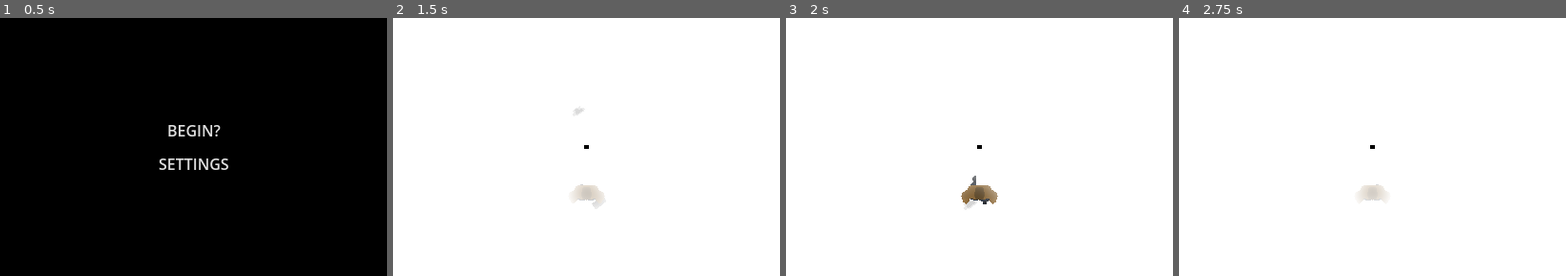
Above: before the commit, frames 1-4 (left to right).
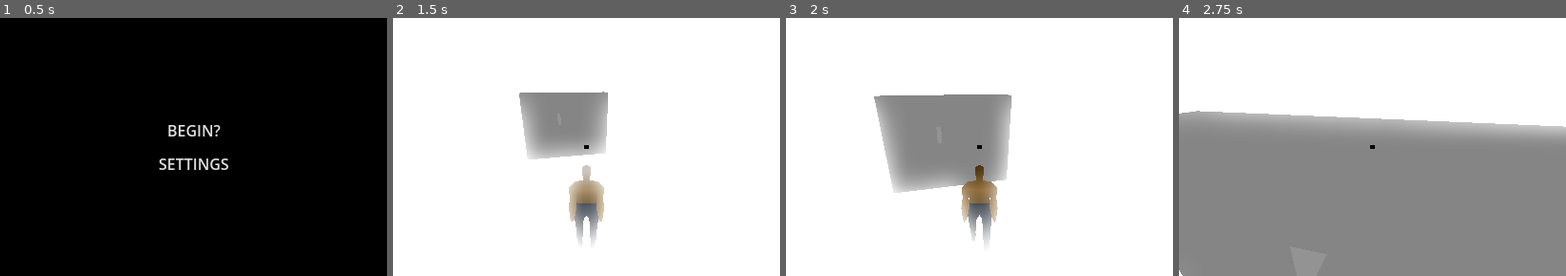
Above: after the commit, the same moments.

Repository: sanadjardaneh11-dotcom/TSR_game
Game: Godot game, scene res://Scenes/UI/Starting screen.tscn
The game is run twice, just before and just after one commit, with the same random seed, the same clock (stepped at 60 frames per second) and the same inputs.
Inputs (mouse positions are in pixels of both pictures, inside the frame that each line leads up to):
- Up to frame 1 (0.5 s): no input
- Up to frame 2 (1.5 s): click "BEGIN?" at 0.5 s; tap Enter (ui_accept) at 1.25, 1.35 s; move the mouse to (605, 147) at 1.27 s; hold Up (ui_up) from 1.28 s (still down)
- Up to frame 3 (2 s): keep holding Up (ui_up); tap Enter (ui_accept) at 1.52, 1.82 s
- Up to frame 4 (2.75 s): keep holding Up (ui_up); move the mouse to (1353, 147) at 2.02 s; tap Enter (ui_accept) at 2.1, 2.27, 2.57 s

Frame 1 is identical in both runs. In frame 2, 7.1% of the frame differs, in the area x 32-56%, y 28-88%; in frame 3, 13%; in frame 4, 61%, in the area x 0-100%, y 35-100%.

Commit message:
Fully funcitonal book reading system, with book mesh and book animation(sexy)

Diff:
--- a/Scenes/Characters/player/player_character.tscn
+++ b/Scenes/Characters/player/player_character.tscn
@@ -89,7 +89,7 @@
 shape = SubResource("CapsuleShape3D_lwtqh")
 
 [node name="SpringArm3D" type="SpringArm3D" parent="." index="3" unique_id=140305961]
-transform = Transform3D(1, 0, 0, 0, 0.90630776, 0.42261827, 0, -0.42261827, 0.90630776, 0, 4.0852785, 0)
+transform = Transform3D(1, 0, 0, 0, 0.9063077, 0.42261827, 0, -0.42261827, 0.9063077, 0, 4.0852785, 0)
 shape = SubResource("SphereShape3D_6gnr4")
 spring_length = 9.0
 
@@ -103,6 +103,9 @@
 collision_mask = 8
 collide_with_areas = true
 debug_shape_thickness = 5
+
+[node name="Marker3D" type="Marker3D" parent="SpringArm3D/Camera3D" index="1" unique_id=129703429]
+transform = Transform3D(1, 0, 0, 0, 0.9848074, -0.17364815, 0, 0.17364815, 0.9848074, 0, -0.05355692, -0.93721294)
 
 [node name="CanvasLayer" type="CanvasLayer" parent="." index="4" unique_id=1745525035]
 follow_viewport_enabled = true
--- a/Scenes/UI/book.tscn
+++ b/Scenes/UI/book.tscn
@@ -1,29 +1,36 @@
 [gd_scene format=3 uid="uid://dnhsgpnhqgy0n"]
 
-[ext_resource type="Script" uid="uid://m0031bspnpk4" path="res://Scenes/levels/book.gd" id="1_khdek"]
+[ext_resource type="PackedScene" uid="uid://bf1xg5gpx4jew" path="res://Assets/book.glb" id="1_hhvxv"]
 [ext_resource type="FontFile" uid="uid://ckpiul8lxwrs0" path="res://Assets/MathJax_Fraktur-Regular.otf" id="1_rhhov"]
+[ext_resource type="Script" uid="uid://m0031bspnpk4" path="res://Scripts/book.gd" id="2_g74n1"]
 
-[sub_resource type="PlaneMesh" id="PlaneMesh_khdek"]
+[sub_resource type="BoxShape3D" id="BoxShape3D_g74n1"]
+size = Vector3(1.9658508, 6.317627, 4.2265625)
 
-[sub_resource type="BoxShape3D" id="BoxShape3D_rhhov"]
-size = Vector3(2.4332275, 1, 2.3813477)
+[node name="book" unique_id=653125525 instance=ExtResource("1_hhvxv")]
+transform = Transform3D(0.3, 0, 0, 0, 0.3, 0, 0, 0, 0.3, 0, 0, 0)
+script = ExtResource("2_g74n1")
 
-[node name="book" type="Node3D" unique_id=1056298652]
-script = ExtResource("1_khdek")
+[node name="Skeleton3D" parent="Armature" parent_id_path=PackedInt32Array(1174760198) index="0" unique_id=264684464]
+bones/0/rotation = Quaternion(-0.70455575, 0.06000984, 0.06000967, 0.70455575)
+bones/1/rotation = Quaternion(-0.70455575, -0.06000984, -0.06000967, 0.70455575)
 
-[node name="MeshInstance3D" type="MeshInstance3D" parent="." unique_id=432528910]
-mesh = SubResource("PlaneMesh_khdek")
-
-[node name="Label3D" type="Label3D" parent="MeshInstance3D" unique_id=428116328]
-transform = Transform3D(1, 0, 0, 0, -4.371139e-08, 1, 0, -1, -4.371139e-08, 0, 0.01, 0)
+[node name="Label3D" type="Label3D" parent="Armature/Skeleton3D/pages" parent_id_path=PackedInt32Array(1400284611) index="0" unique_id=606124351]
+transform = Transform3D(-1, 0, -8.742278e-08, 0, 1, 0, 8.742278e-08, 0, -1, 0, 0.01, 0)
 text = "Null"
 font = ExtResource("1_rhhov")
 autowrap_mode = 2
 width = 450.0
 
-[node name="Area3D" type="Area3D" parent="." unique_id=1008030573]
+[node name="Area3D" type="Area3D" parent="." index="2" unique_id=1991050924]
 collision_layer = 8
 collision_mask = 0
 
-[node name="CollisionShape3D" type="CollisionShape3D" parent="Area3D" unique_id=1124045448]
-shape = SubResource("BoxShape3D_rhhov")
+[node name="CollisionShape3D" type="CollisionShape3D" parent="Area3D" index="0" unique_id=1924586440]
+transform = Transform3D(1, 0, 0, 0, 1, 0, 0, 0, 1, 0.041519165, -0.029418945, 0.052246094)
+shape = SubResource("BoxShape3D_g74n1")
+
+[node name="booktimer" type="Timer" parent="." index="3" unique_id=1324306878]
+one_shot = true
+
+[connection signal="timeout" from="booktimer" to="." method="_on_booktimer_timeout"]
--- a/Scenes/levels/Main.tscn
+++ b/Scenes/levels/Main.tscn
@@ -54,7 +54,7 @@
 shape = SubResource("ConcavePolygonShape3D_itpvm")
 
 [node name="book" parent="." unique_id=1056298652 instance=ExtResource("3_itpvm")]
-transform = Transform3D(1, 0, 0, 0, 1, 0, 0, 0, 1, 0, 5.2967744, -16.636503)
+transform = Transform3D(0.3, 0, 0, 0, 0.3, 0, 0, 0, 0.3, 0, 5.2967744, -16.636503)
 text = "Blarge spell"
 
 [node name="bookshelfbuilsder" parent="." unique_id=187108291 instance=ExtResource("4_htofc")]
--- a/Scenes/levels/book.gd
+++ /dev/null
@@ -1,7 +0,0 @@
-extends Node3D
-@export var text:String
-@onready var label: Label3D = $MeshInstance3D/Label3D
-
-# Called when the node enters the scene tree for the first time.
-func _ready() -> void:
-	label.text = text
--- /dev/null
+++ b/Scripts/book.gd
@@ -0,0 +1,39 @@
+extends Node3D
+@export var text:String
+@onready var label: Label3D = $Armature/Skeleton3D/pages/Label3D
+@onready var animation_player: AnimationPlayer = $AnimationPlayer
+@onready var booktimer: Timer = $booktimer
+var booktime = 1
+var returnpos:Vector3
+var returning:bool = false
+# Called when the node enters the scene tree for the first time.
+func _ready() -> void:
+	label.text = text
+
+func _process(delta: float) -> void:
+	if returning == false:
+		return
+	position.x = lerpf(position.x,returnpos.x,(booktime-booktimer.time_left)/booktime)
+	position.y = lerpf(position.y,returnpos.y,(booktime-booktimer.time_left)/booktime)
+	position.z = lerpf(position.z,returnpos.z,(booktime-booktimer.time_left)/booktime)
+	rotation.x = lerpf(rotation.x,deg_to_rad(0),(booktime-booktimer.time_left)/booktime)
+	rotation.y = lerpf(rotation.y,deg_to_rad(0),(booktime-booktimer.time_left)/booktime)
+
+func returnbook(time,pos:Vector3):
+	print(name+":going from "+str(position)+" back to"+str(pos))
+	booktimer.wait_time = time
+	booktime = time
+	returnpos = pos
+	booktimer.start()
+	returning = true
+
+func playanimation(animation):
+	match animation:
+		"open":
+			animation_player.play("Bookopen")
+		"close":
+			animation_player.play_backwards("Bookopen")
+
+
+func _on_booktimer_timeout() -> void:
+	returning = false
--- a/Scripts/player_character.gd
+++ b/Scripts/player_character.gd
@@ -1,5 +1,5 @@
 extends CharacterBody3D
-@export var camera_speed:float = 0.1
+@export var camera_speed:float = 0.01
 @export var speed:float = 100
 @export var max_speed:float = 100
 @export var friction:float = 1.1
@@ -8,6 +8,7 @@
 @onready var tree = $AnimationPlayer/AnimationTree
 @onready var state = $AnimationPlayer/AnimationTree.get("parameters/playback")
 @onready var mesh: Node3D = $Armature
+@onready var book_reading_position:Node3D = $SpringArm3D/Camera3D/Marker3D
 @onready var book_detector: RayCast3D = $SpringArm3D/Camera3D/book_detector
 @onready var arrow: TextureRect = $CanvasLayer/arrow/TextureRect
 @onready var booktimer: Timer = $booktimer
@@ -15,6 +16,7 @@
 const ARROW = preload("uid://dpltywfej40xp")
 const ARROW_SELECTED = preload("uid://bgrsvh3jk7p2e")
 var book = -1
+var uldbookpos:Vector3
 var readbook:bool = false
 var readingbook:bool = false
 var velocity_on_a_plane = Vector2(0,0)
@@ -37,13 +39,14 @@
 	velocity /= friction
 	tree.set("parameters/walk/blend_position", Vector2(velocity.x,velocity.z).rotated(camera.rotation.y))
 	if readbook == true and readingbook == true:
-		fpcam.current = true
-		book.position.x = lerpf(book.position.x,position.x,(booktime-booktimer.time_left)/booktime)
-		book.position.y = lerpf(book.position.y,position.y,(booktime-booktimer.time_left)/booktime)
-		book.position.z = lerpf(book.position.z,position.z,(booktime-booktimer.time_left)/booktime)
-		book.rotation.x = lerpf(book.rotation.x,deg_to_rad(90.00),(booktime-booktimer.time_left)/booktime)
-		book.rotation.y = lerpf(book.rotation.y,camera.rotation.y,(booktime-booktimer.time_left)/booktime)
-		book.position += Vector3(0,4,-3).rotated(Vector3.UP,mesh.rotation.y)
+		#fpcam.current = true
+		var bookrp = book_reading_position.global_position
+		book.position.x = lerpf(book.position.x,bookrp.x,(booktime-booktimer.time_left)/booktime)
+		book.position.y = lerpf(book.position.y,bookrp.y,(booktime-booktimer.time_left)/booktime)
+		book.position.z = lerpf(book.position.z,bookrp.z,(booktime-booktimer.time_left)/booktime)
+		book.rotation.x = lerpf(book.rotation.x,camera.rotation.x+deg_to_rad(45),(booktime-booktimer.time_left)/booktime)
+		book.rotation.y = lerpf(book.rotation.y,camera.rotation.y+deg_to_rad(180),(booktime-booktimer.time_left)/booktime)
+
 
 
 	move_and_slide()
@@ -55,6 +58,8 @@
 	if event.is_action("ui_cancel"):
 		if readingbook== true:
 			camera.get_child(0).current = true
+			book.playanimation("close")
+			book.returnbook(booktime,uldbookpos)
 			readingbook = false
 
 func _unhandled_input(event: InputEvent) -> void:
@@ -66,9 +71,11 @@
 
 func book_read():
 	book = book_detector.get_collider().get_parent()
+	uldbookpos = book.position
 	booktimer.wait_time = booktime
 	readbook = true
 	readingbook=true
+	book.playanimation("open")
 	booktimer.start()
 	print("read:"+book.name)
 
Not shown, added: Assets/book.glb.import
Not shown, added: Assets/textures/book template.png.import
Renamed: Scenes/levels/book.gd.uid -> Scripts/book.gd.uid
